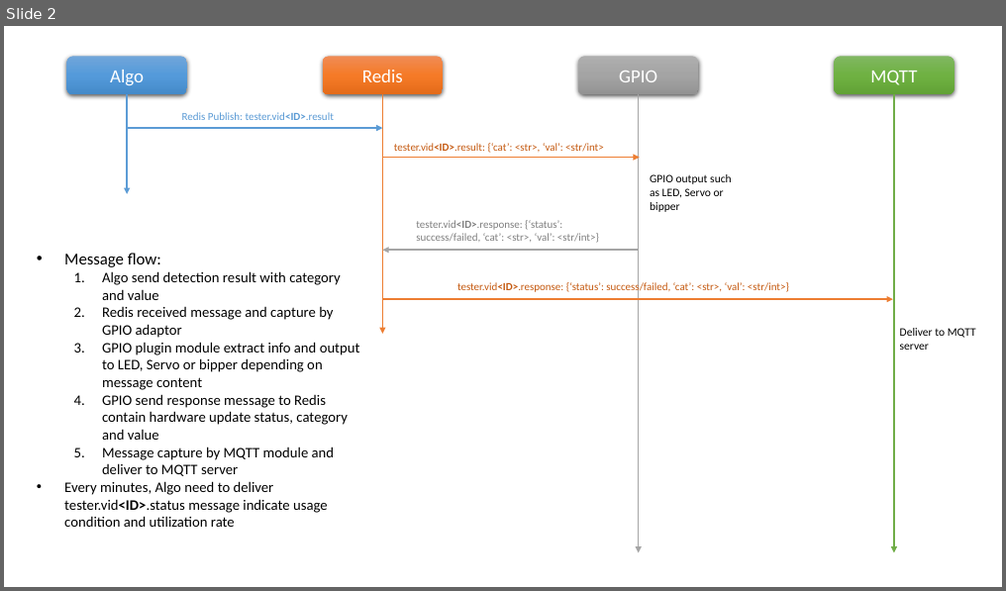
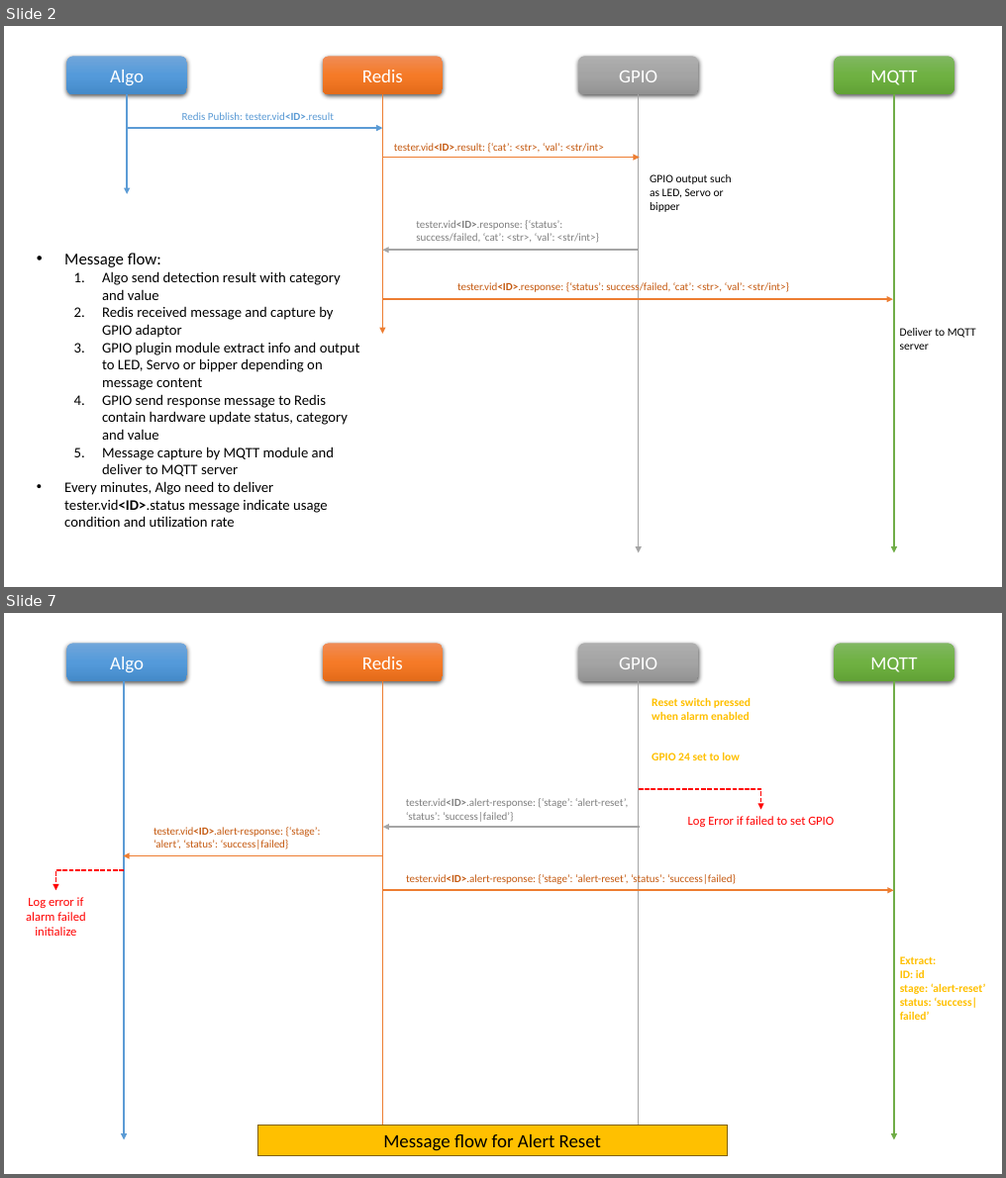
Before and after one commit to chengks99/testerSoftware, a slide deck: documents/SystemFlow.pptx. Shown one above the other, each under a label of ours: slide 2 before the commit, slides 2 and 7 after it; the slides between them are not shown. The pictures are 1006x591 and 1006x1178 pixels, drawn with LibreOffice and Linux fonts; fonts in the diff are those of the drawing. Boxes give left, top, right and bottom in pixels: in the first picture for what was removed or moved away, otherwise in the second. Text is boxed around its words. In the diff, an @@ line names an element or a change of style, - is before the commit and + after.

Commit message:
update system flow

```diff
--- a/documents/SystemFlow.pptx
+++ b/documents/SystemFlow.pptx
@@ slide 7 added at box(4, 613, 1002, 1174), background #FFFFFF @@
@@ rounded rectangle added at box(67, 643, 187, 682), fill gradient #71A6DB to #559BDB to #448ACA, 18 pt, text #FFFFFF @@
+Algo
@@ rounded rectangle added at box(323, 643, 443, 682), fill gradient #F18C57 to #F67B28 to #E56C19, 18 pt, text #FFFFFF @@
+Redis
@@ rounded rectangle added at box(578, 643, 698, 682), fill gradient #AFAFAF to #A5A5A5 to #939393, 18 pt, text #FFFFFF @@
+GPIO
@@ rounded rectangle added at box(835, 643, 954, 682), fill gradient #81B861 to #6FB242 to #62A336, 18 pt, text #FFFFFF @@
+MQTT
@@ arrow added from (124, 682) to (124, 1140), #5B9BD5 1.5 pt @@
@@ arrow added from (383, 682) to (383, 1140), #ED7D31 1.5 pt @@
@@ arrow added from (639, 682) to (639, 1140), #A5A5A5 1.5 pt @@
@@ text added at box(651, 698, 750, 720), 11 pt, text #FFC000, bold @@
+Reset switch pressed when alarm enabled
@@ arrow added from (894, 682) to (894, 1140), #70AD47 1.5 pt @@
@@ text added at box(651, 753, 740, 761), 11 pt, text #FFC000, bold @@
+GPIO 24 set to low
@@ elbow arrow added from (639, 789) to (761, 810), #FF0000 1.5 pt dashed @@
@@ text added at box(406, 798, 628, 822), 10.5 pt, text #808080 @@
+tester.vid<ID>.alert-response: {‘stage’: ‘alert-reset’, ‘status’: ‘success|failed’}
@@ text added at box(688, 816, 834, 827), 12 pt, text #FF0000 @@
+Log Error if failed to set GPIO
@@ text added at box(153, 827, 321, 850), 10.5 pt, text #C55A11 @@
+tester.vid<ID>.alert-response: {‘stage’: ‘alert’, ‘status’: ‘success|failed}
@@ arrow added from (640, 827) to (383, 827), #A5A5A5 1.5 pt @@
@@ elbow arrow added from (124, 870) to (55, 891), #FF0000 1.5 pt dashed @@
@@ arrow added from (383, 857) to (123, 857), #ED7D31 1.5 pt @@
@@ text added at box(406, 873, 736, 885), 10.5 pt, text #C55A11 @@
+tester.vid<ID>.alert-response: {‘stage’: ‘alert-reset’, ‘status’: ‘success|failed}
@@ text added at box(26, 897, 85, 936), 12 pt, text #FF0000 @@
+Log error if alarm failed initialize
@@ arrow added from (383, 891) to (894, 891), #ED7D31 1.5 pt @@
@@ text added at box(900, 957, 986, 1020), 11 pt, text #FFC000, bold @@
+Extract:
+ID: id
+stage: ‘alert-reset’
+status: ‘success|failed’
@@ rectangle added at box(257, 1126, 727, 1156), fill #FFC000, outline #806000 0.75 pt, 18 pt, text #000000 @@
+Message flow for Alert Reset
```
Also in this commit, not shown: 4 other slides added.
